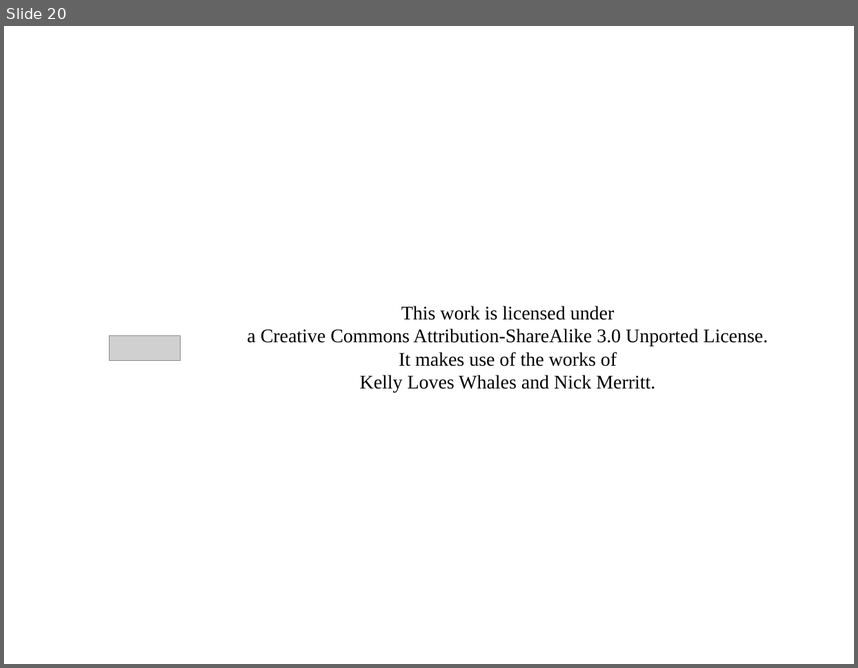
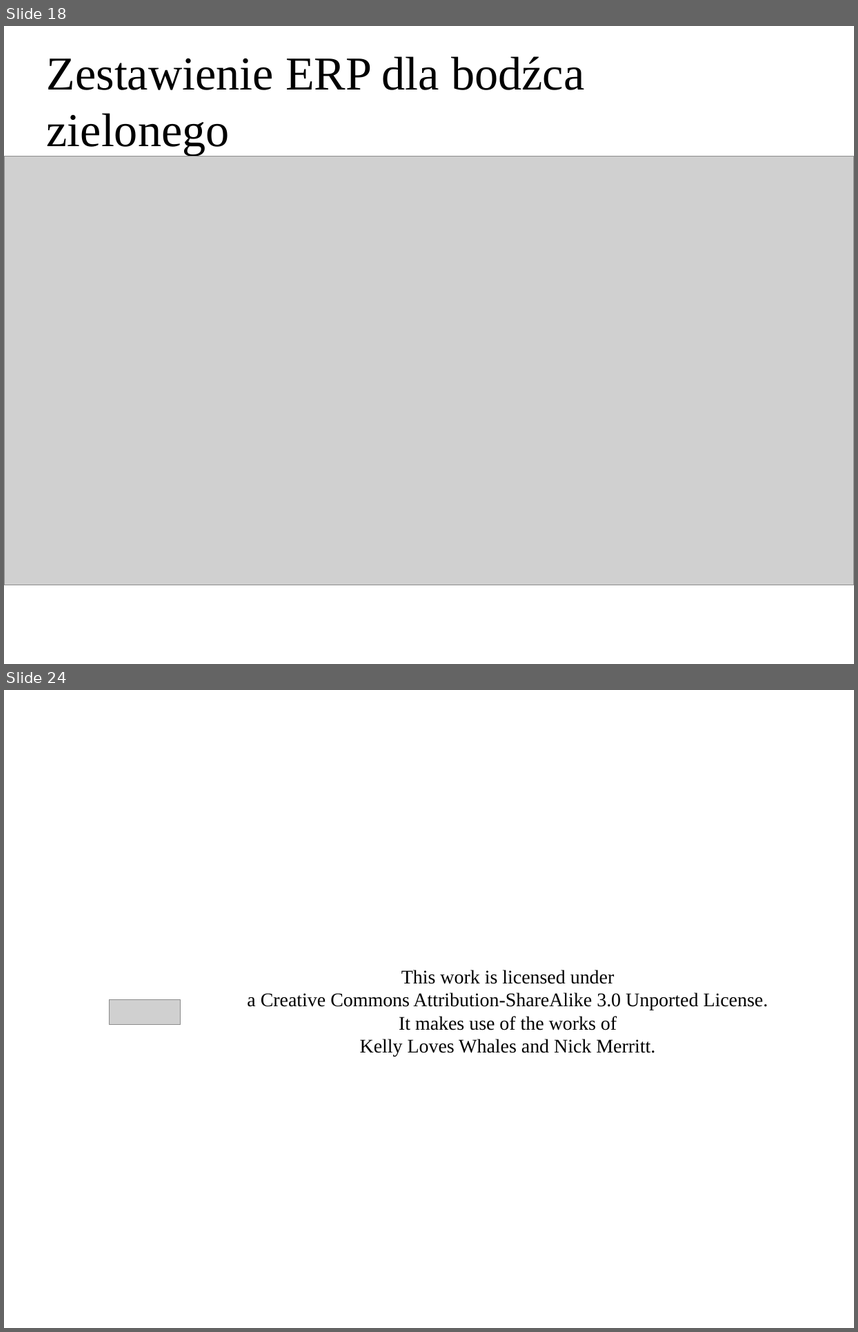
Before and after one commit to BartekKrzepkowski/EEG_Analysis_Lab, a slide deck: BartlomiejKrzepkowski_P300a.odp. Shown one above the other, each under a label of ours: slide 20 before the commit, slides 18 and 24 after it; the slides between them are not shown. The pictures are 858x668 and 858x1332 pixels, drawn with LibreOffice and Linux fonts; fonts in the diff are those of the drawing; grey boxes stand for pictures; background and template pictures are left out. Boxes give left, top, right and bottom in pixels: in the first picture for what was removed or moved away, otherwise in the second. Text is boxed around its words. In the diff, an @@ line names an element or a change of style, - is before the commit and + after.

```diff
--- a/BartlomiejKrzepkowski_P300a.odp
+++ b/BartlomiejKrzepkowski_P300a.odp
@@ slide 18 added at (x1=4, y1=26, x2=854, y2=664), background picture (left out) @@
@@ title added at (x1=47, y1=56, x2=584, y2=156), 44 pt, text #000000 @@
+Zestawienie ERP dla bodźca zielonego
@@ picture added at (x1=4, y1=156, x2=854, y2=584) @@
@@ what was slide 20 is now slide 24 @@
```
Also in this commit, not shown: 3 slides changed, 5 other slides added, 2 slides removed, 1 other file.
